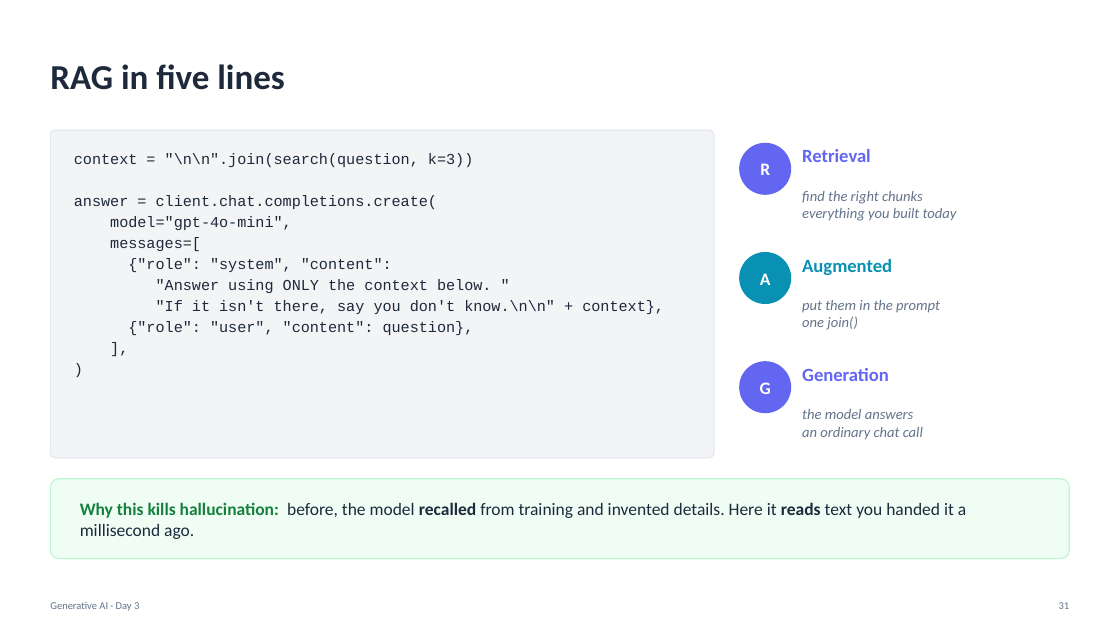
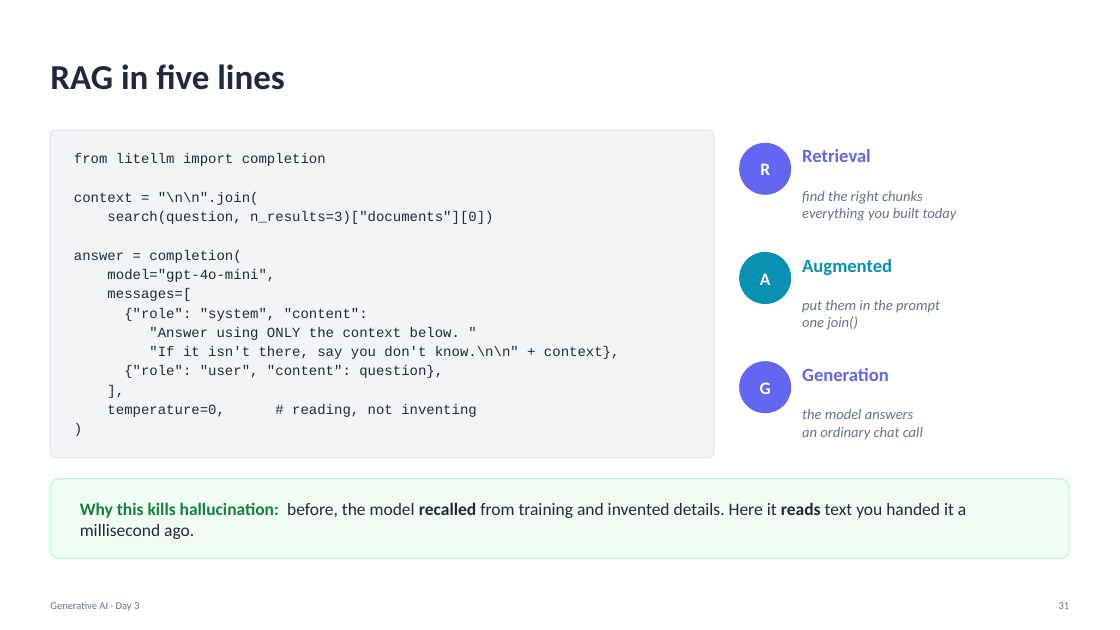
Before and after one commit to Poorit-Technologies/lpu-training, a slide deck: slide 31 of generative-ai/slides/Day03_GenAI.pptx. Drawn at 1120x630 pixels with LibreOffice and Linux fonts; fonts in the diff are those of the drawing. Boxes give left, top, right and bottom in pixels: in the first picture for what was removed or moved away, otherwise in the second. Text is boxed around its words. In the diff, an @@ line names an element or a change of style, - is before the commit and + after.

```diff
--- a/generative-ai/slides/Day03_GenAI.pptx
+++ b/generative-ai/slides/Day03_GenAI.pptx
@@ text at (74, 153, 493, 263): text changed; size 13 to 12 pt @@
-context = "\n\n".join(search(question, k=3))
-answer = client.chat.completions.create(
+from litellm import completion
+context = "\n\n".join(
+search(question, n_results=3)["documents"][0])
+answer = completion(
@@ text at (107, 269, 620, 378): size 13 to 12 pt in "model="gpt-4o-mini",", "messages=[", "{"role": "system", "content":", ""Answer using ONLY the context below. "" and 4 more places @@
@@ text at (107, 404, 477, 417): paragraph added @@
+temperature=0, # reading, not inventing
```
Also in this commit, not shown: 9 other slides changed, 2 other files.
